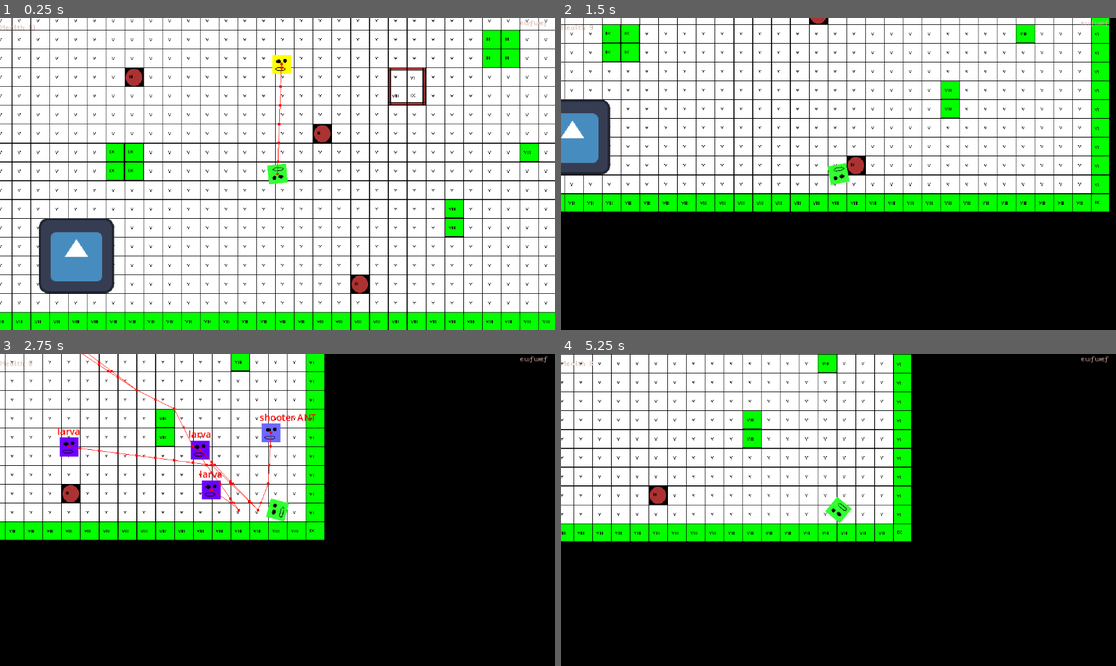
Above: before the commit, frames 1-4 (two rows, left to right).
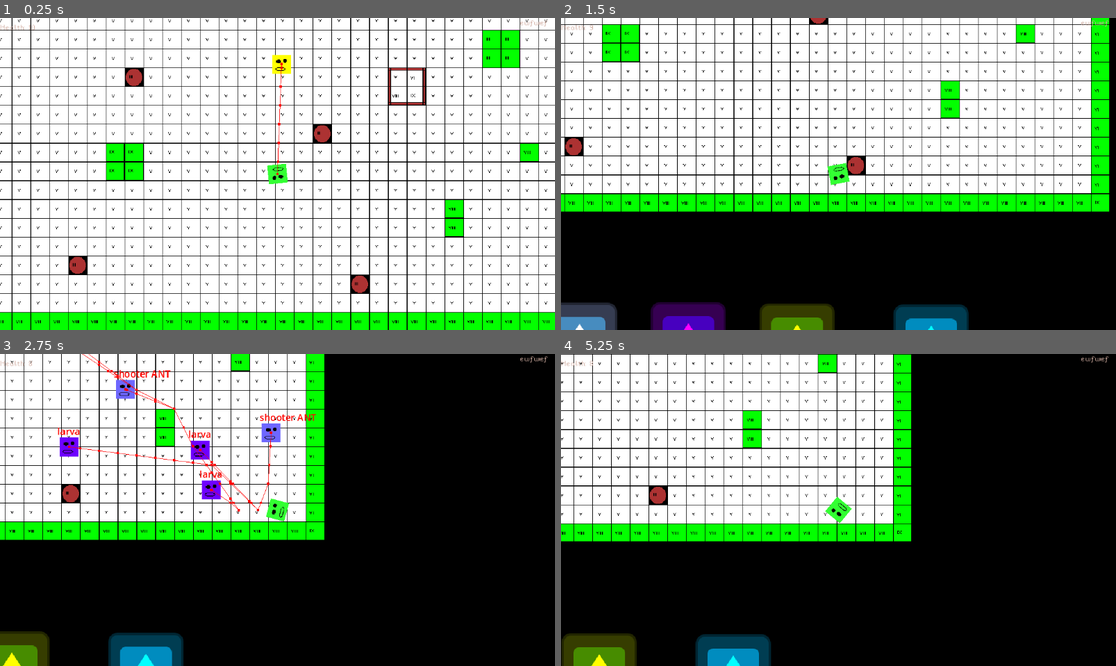
Above: after the commit, the same moments.

Repository: KayCat88/projecte_lliure_PTD
Game: Godot game, scene res://Nodes/Scene nodes/Levels/Tests/test.tscn
Same seed, same stepped clock (60 frames per second), same inputs: the game is played once before the commit and once after it. The engine's default icon, where the game draws it, is replaced by a stand-in: a white triangle on a blue panel in a dark square.
Inputs (mouse positions are in pixels of both pictures, inside the frame that each line leads up to):
- Up to frame 1 (0.25 s): no input
- Up to frame 2 (1.5 s): move the mouse to (960, 158) at 0.52 s; hold D (right) 0.53-1.28 s; right-click (960, 158) at 0.6 s; tap J (j) at 0.8, 1.35 s; move the mouse to (727, 189) at 1.27 s; hold S (down) from 1.28 s (still down)
- Up to frame 3 (2.75 s): tap U (u) at 1.55, 2.1 s; tap Enter at 2 s; move the mouse to (333, 441) at 2.02 s; release S (down) at 2.03 s; hold D (right) from 2.03 s (still down); right-click (333, 441) at 2.3 s
- Up to frame 4 (5.25 s): move the mouse to (810, 572) at 2.77 s; release D (right) at 2.78 s; hold W (up) 2.78-3.53 s; click (810, 572) at 2.85 s; tap J (j) at 3.05, 4.35 s; move the mouse to (1005, 556) at 3.52 s; hold A (left) 3.53-5.03 s; right-click (1005, 556) at 3.6 s; tap U (u) at 3.8, 5.1 s; move the mouse to (672, 463) at 4.27 s; right-click (672, 463) at 4.55 s; move the mouse to (866, 510) at 5.02 s; hold S (down) from 5.03 s (still down)

The runs differ from the first frame. In frame 1, 3.2% of the frame differs, in the area x 7-21%, y 64-89%; in frame 2, 6.3%, in the area x 0-74%, y 26-100%; in frame 3, 2.8%; in frame 4, 2.8%.
Error before the commit: Invalid access to property or key 'damage' on a base object of type 'CharacterBody2D (ball.gd)'. (res://Scripts/Player/player.gd:90)
Error after the commit: Cannot call method 'get_overlapping_bodies' on a null value. (res://Scripts/Enemies/test_enemy.gd:42)

Commit message:
14/12/24 16:30

Diff:
--- a/Projecte Lliure PTD/Nodes/Building nodes/Entity/Boxes/hitbox.tscn
+++ b/Projecte Lliure PTD/Nodes/Building nodes/Entity/Boxes/hitbox.tscn
@@ -7,3 +7,4 @@
 script = ExtResource("1_8rmh6")
 
 [connection signal="area_entered" from="." to="." method="hit_box_on_area_entered"]
+[connection signal="area_exited" from="." to="." method="_on_area_exited"]
--- a/Projecte Lliure PTD/Nodes/Entity nodes/Enemies/test_enemy.tscn
+++ b/Projecte Lliure PTD/Nodes/Entity nodes/Enemies/test_enemy.tscn
@@ -42,7 +42,7 @@
 [node name="Hitbox" parent="." node_paths=PackedStringArray("collider") instance=ExtResource("2_gwe0u")]
 damage = 0.0
 collider = NodePath("CollisionShape2D")
-damage_cooldown_setter = 1
+damage_cooldown_setter = 1.0
 
 [node name="CollisionShape2D" type="CollisionShape2D" parent="Hitbox"]
 position = Vector2(38, 0)
@@ -56,7 +56,6 @@
 shape = SubResource("CircleShape2D_jo5dl")
 
 [node name="health_mananger" parent="." instance=ExtResource("4_bey64")]
-health = 1
 
 [node name="NavigationAgent2D" parent="." node_paths=PackedStringArray("enemy_parent") instance=ExtResource("6_7aqbf")]
 enemy_parent = NodePath("..")
--- /dev/null
+++ b/Projecte Lliure PTD/Nodes/Entity nodes/Environment/bounce_boost_stat_fruit.tscn
@@ -0,0 +1,21 @@
+[gd_scene load_steps=4 format=3 uid="uid://b4w27tqqkyvn0"]
+
+[ext_resource type="Script" path="res://Scripts/Environment/stat_fruit.gd" id="1_sgkie"]
+[ext_resource type="Texture2D" uid="uid://dut5abytxlggk" path="res://icon.svg" id="2_abu6w"]
+
+[sub_resource type="CircleShape2D" id="CircleShape2D_itg48"]
+radius = 88.2043
+
+[node name="bounce_boost_stat_fruit" type="Area2D"]
+script = ExtResource("1_sgkie")
+stat_to_upgrade = 2
+
+[node name="Icon" type="Sprite2D" parent="."]
+self_modulate = Color(1, 1, 0, 1)
+position = Vector2(0, -4)
+texture = ExtResource("2_abu6w")
+
+[node name="CollisionShape2D" type="CollisionShape2D" parent="."]
+shape = SubResource("CircleShape2D_itg48")
+
+[connection signal="body_entered" from="." to="." method="_on_body_entered"]
--- /dev/null
+++ b/Projecte Lliure PTD/Nodes/Entity nodes/Environment/damage_stat_fruit.tscn
@@ -0,0 +1,21 @@
+[gd_scene load_steps=4 format=3 uid="uid://3w41bqamsskj"]
+
+[ext_resource type="Script" path="res://Scripts/Environment/stat_fruit.gd" id="1_nd8m8"]
+[ext_resource type="Texture2D" uid="uid://dut5abytxlggk" path="res://icon.svg" id="2_5u4ou"]
+
+[sub_resource type="CircleShape2D" id="CircleShape2D_itg48"]
+radius = 88.2043
+
+[node name="damage_stat_fruit" type="Area2D"]
+script = ExtResource("1_nd8m8")
+stat_to_upgrade = 3
+
+[node name="Icon" type="Sprite2D" parent="."]
+self_modulate = Color(0, 1, 1, 1)
+position = Vector2(0, -4)
+texture = ExtResource("2_5u4ou")
+
+[node name="CollisionShape2D" type="CollisionShape2D" parent="."]
+shape = SubResource("CircleShape2D_itg48")
+
+[connection signal="body_entered" from="." to="." method="_on_body_entered"]
--- /dev/null
+++ b/Projecte Lliure PTD/Nodes/Entity nodes/Environment/speed_stat_fruit.tscn
@@ -0,0 +1,21 @@
+[gd_scene load_steps=4 format=3 uid="uid://dtv8lt58x4wy5"]
+
+[ext_resource type="Script" path="res://Scripts/Environment/stat_fruit.gd" id="1_i3m0o"]
+[ext_resource type="Texture2D" uid="uid://dut5abytxlggk" path="res://icon.svg" id="2_ir5w8"]
+
+[sub_resource type="CircleShape2D" id="CircleShape2D_itg48"]
+radius = 88.2043
+
+[node name="speed_stat_fruit" type="Area2D"]
+script = ExtResource("1_i3m0o")
+stat_to_upgrade = 1
+
+[node name="Icon" type="Sprite2D" parent="."]
+self_modulate = Color(1, 0, 1, 1)
+position = Vector2(0, -4)
+texture = ExtResource("2_ir5w8")
+
+[node name="CollisionShape2D" type="CollisionShape2D" parent="."]
+shape = SubResource("CircleShape2D_itg48")
+
+[connection signal="body_entered" from="." to="." method="_on_body_entered"]
--- a/Projecte Lliure PTD/Nodes/Entity nodes/Player/ball.tscn
+++ b/Projecte Lliure PTD/Nodes/Entity nodes/Player/ball.tscn
@@ -43,6 +43,7 @@
 collision_layer = 4
 collision_mask = 8
 collider = NodePath("CollisionShape2D")
+damage_cooldown_setter = 0.0
 
 [node name="CollisionShape2D" type="CollisionShape2D" parent="Hitbox"]
 shape = SubResource("CircleShape2D_wsbo0")
--- a/Projecte Lliure PTD/Nodes/Scene nodes/Levels/Tests/test.tscn
+++ b/Projecte Lliure PTD/Nodes/Scene nodes/Levels/Tests/test.tscn
@@ -1,14 +1,17 @@
-[gd_scene load_steps=13 format=3 uid="uid://cnjvf8p2nji8f"]
+[gd_scene load_steps=16 format=3 uid="uid://cnjvf8p2nji8f"]
 
 [ext_resource type="PackedScene" uid="uid://dakbbhvyuxtii" path="res://Nodes/Entity nodes/Player/player.tscn" id="1_6bkv6"]
 [ext_resource type="Texture2D" uid="uid://b5m741ahy03rp" path="res://Assets/SPRITES/Environment/maxresdefault.jpg" id="1_c1of2"]
 [ext_resource type="Texture2D" uid="uid://dut5abytxlggk" path="res://icon.svg" id="1_ywtvc"]
-[ext_resource type="PackedScene" uid="uid://bnc1gqki8kje3" path="res://Nodes/Entity nodes/Environment/stat_fruit.tscn" id="2_ah7us"]
+[ext_resource type="PackedScene" uid="uid://bnc1gqki8kje3" path="res://Nodes/Entity nodes/Environment/health_stat_fruit.tscn" id="2_ah7us"]
 [ext_resource type="PackedScene" uid="uid://c1tk1m8jn6gy7" path="res://Nodes/Entity nodes/Environment/static_body_2d.tscn" id="4_u8h0l"]
 [ext_resource type="PackedScene" uid="uid://boi3vy4206d3f" path="res://Nodes/Entity nodes/Enemies/test_enemy.tscn" id="6_pe4qh"]
 [ext_resource type="PackedScene" uid="uid://2kg8s2ikkjga" path="res://Nodes/Entity nodes/UI/interface.tscn" id="7_tm0fe"]
 [ext_resource type="PackedScene" uid="uid://b2wd1wwxrw2aw" path="res://Nodes/Entity nodes/Environment/test_tilemap.tscn" id="8_b8g18"]
 [ext_resource type="PackedScene" uid="uid://c10enwgevwsbd" path="res://Nodes/Entity nodes/Environment/enemy_spawn_manager.tscn" id="8_qfaym"]
+[ext_resource type="PackedScene" uid="uid://dtv8lt58x4wy5" path="res://Nodes/Entity nodes/Environment/speed_stat_fruit.tscn" id="10_wv5r0"]
+[ext_resource type="PackedScene" uid="uid://b4w27tqqkyvn0" path="res://Nodes/Entity nodes/Environment/bounce_boost_stat_fruit.tscn" id="11_ushpw"]
+[ext_resource type="PackedScene" uid="uid://3w41bqamsskj" path="res://Nodes/Entity nodes/Environment/damage_stat_fruit.tscn" id="12_5x6xj"]
 
 [sub_resource type="FastNoiseLite" id="FastNoiseLite_d85iu"]
 
@@ -27,7 +30,7 @@
 layer_0/tile_data = PackedInt32Array(-851872, 1, 2, -786336, 1, 2, -720800, 1, 2, -655264, 1, 2, -589728, 1, 2, -524192 …(20813 unchanged characters)…
 
 [node name="health_stat_fruit" parent="." instance=ExtResource("2_ah7us")]
-position = Vector2(4560, -382)
+position = Vector2(4572, -36)
 
 [node name="Maxresdefault" type="Sprite2D" parent="."]
 position = Vector2(3184, 1793)
@@ -122,7 +125,19 @@
 [node name="test_enemy" parent="." instance=ExtResource("6_pe4qh")]
 position = Vector2(4909, -714)
 
+[node name="Hitbox" parent="test_enemy" index="2"]
+damage_cooldown_setter = 0.1
+
 [node name="enemy_spawn_manager" parent="." instance=ExtResource("8_qfaym")]
+
+[node name="speed_stat_fruit" parent="." instance=ExtResource("10_wv5r0")]
+position = Vector2(4757, -37)
+
+[node name="bounce_boost_stat_fruit" parent="." instance=ExtResource("11_ushpw")]
+position = Vector2(4942, -35)
+
+[node name="damage_stat_fruit" parent="." instance=ExtResource("12_5x6xj")]
+position = Vector2(5170, -33)
 
 [editable path="Player"]
 [editable path="INTERFACE"]
--- a/Projecte Lliure PTD/Scripts/Building nodes/Entity/Boxes/aim_assist.gd
+++ b/Projecte Lliure PTD/Scripts/Building nodes/Entity/Boxes/aim_assist.gd
@@ -28,7 +28,7 @@
 
 
 	for raycast in raycast_set:
-		print(raycast.get_collider())
+
 		if raycast.get_collider() is enemy:
 			raycast_check = 5
 			enemy_selected = raycast.get_collider()
--- a/Projecte Lliure PTD/Scripts/Building nodes/Entity/Boxes/hitbox.gd
+++ b/Projecte Lliure PTD/Scripts/Building nodes/Entity/Boxes/hitbox.gd
@@ -3,8 +3,10 @@
 
 @export var damage : float = 1
 @export var collider : CollisionShape2D
-var damage_cooldown = 0
-@export var damage_cooldown_setter = 0
+var damage_cooldown : float = 0.1
+@export var damage_cooldown_setter : float = 0.1
+var found_hurt_box : hurt_box
+var can_hurt : bool
 # Called when the node enters the scene tree for the first time.
 func _ready():
 	pass
@@ -14,12 +16,22 @@
 func _process(delta):
 	if damage_cooldown >= 0:
 		damage_cooldown -= delta
-		collider.disabled = true
+		can_hurt = false
 	else:
-		collider.disabled = false
+		can_hurt = true
 
 
 func hit_box_on_area_entered(area):
-	if area is hurt_box:
-		area.send_damage(damage)
+	if area is hurt_box and found_hurt_box == null and can_hurt == true:
+		print("x")
+		found_hurt_box = area
+		found_hurt_box.send_damage(damage)
 		damage_cooldown = damage_cooldown_setter
+
+
+
+
+
+func _on_area_exited(area):
+	print("y")
+	found_hurt_box = null
--- a/Projecte Lliure PTD/Scripts/Building nodes/Entity/Boxes/hurt_box.gd
+++ b/Projecte Lliure PTD/Scripts/Building nodes/Entity/Boxes/hurt_box.gd
@@ -2,5 +2,6 @@
 class_name hurt_box
 @export var health_m : health_manager
 
+
 func send_damage(damage : float):
-	health_m.take_damage(damage)
+		health_m.take_damage(damage)
--- a/Projecte Lliure PTD/Scripts/Enemies/test_enemy.gd
+++ b/Projecte Lliure PTD/Scripts/Enemies/test_enemy.gd
@@ -6,6 +6,8 @@
 var calculated_next_path_position
 var can_follow : bool
 var can_attack : bool
+
+@onready var health_mananger = $health_mananger
 
 @export var following_zone : Area2D
 @export var attacking_zone : Area2D
@@ -39,7 +41,7 @@
 func set_behavior():
 	if following_zone.get_overlapping_bodies().size() > 0 and following_zone.get_overlapping_bodies()[0] is player and can_attack == false:
 		can_follow = true
-		print("x")
+
 	else:
 		can_follow = false
 	if attacking_zone.get_overlapping_bodies().size() > 0 and attacking_zone.get_overlapping_bodies()[0] is player:
--- a/Projecte Lliure PTD/Scripts/Environment/stat_fruit.gd
+++ b/Projecte Lliure PTD/Scripts/Environment/stat_fruit.gd
@@ -8,14 +8,14 @@
 
 var health_upgrade_value = 1.5
 var speed_upgrade_value = 1.5
-var speed_loss_upgrade_value = 1.5
+var boost_speed_upgrade_value = 1.5
 var damage_upgrade_value = 1.5
 
 
 
 # Called when the node enters the scene tree for the first time.
 func _ready():
-	stat_upgrade_value_list = [health_upgrade_value, speed_upgrade_value, speed_loss_upgrade_value, damage_upgrade_value]
+	stat_upgrade_value_list = [health_upgrade_value, speed_upgrade_value, boost_speed_upgrade_value, damage_upgrade_value]
 
 
 # Called every frame. 'delta' is the elapsed time since the previous frame.
@@ -32,6 +32,6 @@
 		elif stat_to_upgrade == 1:
 			body.SPEED *= speed_upgrade_value
 		elif stat_to_upgrade == 2:
-			body.ball_speed_loss_multiplier *= speed_loss_upgrade_value
+			body.bounce_boost_multiplier *= boost_speed_upgrade_value
 		elif stat_to_upgrade == 3:
 			body.ball_damage_multiplier *= damage_upgrade_value
--- a/Projecte Lliure PTD/Scripts/Player/ball.gd
+++ b/Projecte Lliure PTD/Scripts/Player/ball.gd
@@ -5,8 +5,9 @@
 var speed_loss = 0.8
 var speed : float
 var direction : Vector2
+var damage = 2
 
-
+@onready var hitbox = $Hitbox
 
 
 # Get the gravity from the project settings to be synced with RigidBody nodes.
@@ -19,6 +20,7 @@
 	move_and_slide()
 	handle_bounces(delta)
 
+	print(hitbox.damage)
 
 
 
@@ -31,3 +33,6 @@
 		velocity.x *= speed_loss
 		velocity.y *= speed_loss
 		speed *= speed_loss
+		update_damage()
+func update_damage():
+	hitbox.damage = speed/initial_speed * damage
--- a/Projecte Lliure PTD/Scripts/Player/catchable_box.gd
+++ b/Projecte Lliure PTD/Scripts/Player/catchable_box.gd
@@ -26,3 +26,5 @@
 	get_parent().velocity.y = redirection_strenght*collision.y
 	get_parent().velocity.x *= bounce_boost
 	get_parent().velocity.y *= bounce_boost
+	get_parent().speed *= bounce_boost
+	get_parent().update_damage()
--- a/Projecte Lliure PTD/Scripts/Player/player.gd
+++ b/Projecte Lliure PTD/Scripts/Player/player.gd
@@ -15,7 +15,7 @@
 var has_ball : bool = true
 
 var ball_damage_multiplier = 1
-var ball_speed_loss_multiplier = 1
+var bounce_boost_multiplier = 1
 
 #nodes
 @export var camera : Camera2D
@@ -52,7 +52,7 @@
 
 	move_and_slide()
 
-	print(health_manager_var.health)
+
 
 func handle_movement():
 	direction = Vector2(cos(rotation), sin(rotation))
@@ -88,7 +88,6 @@
 		ball_instance.velocity = direction*ball_instance.initial_speed
 		ball_instance.rotation = rotation
 		ball_instance.damage *= ball_damage_multiplier
-		ball_instance.speed_loss /= 1
 		has_ball = false
 
 func boost_ball():
@@ -117,3 +116,4 @@
 func _on_bounce_box_area_entered(area):
 	if area is catchable_box:
 		area.bounce_off(Vector2(cos(rotation), sin(rotation)))
+		area.bounce_boost *= bounce_boost_multiplier
Renamed: Projecte Lliure PTD/Nodes/Entity nodes/Environment/stat_fruit.tscn -> Projecte Lliure PTD/Nodes/Entity nodes/Environment/health_stat_fruit.tscn
